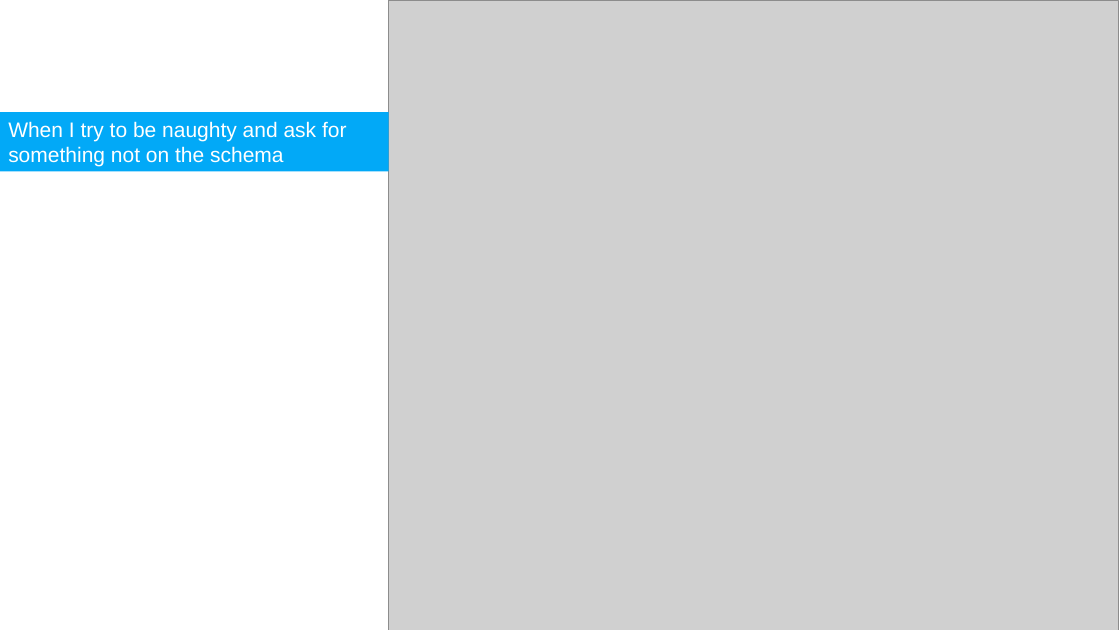
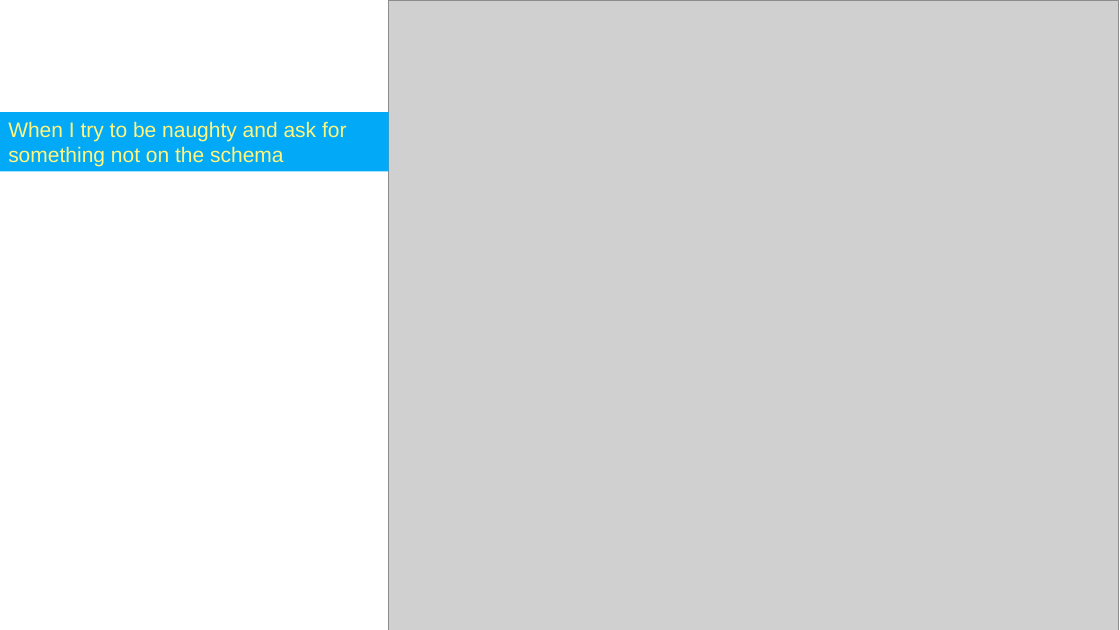
Before and after one commit to DevDay2019-AxonActive/DevDay2019---Advanced-Java, a slide deck: slide 5 of presentations/java_multiapi_gql.pptx. Drawn at 1120x630 pixels with LibreOffice and Linux fonts; fonts in the diff are those of the drawing; grey boxes stand for pictures; background and template pictures are left out. Boxes give left, top, right and bottom in pixels: in the first picture for what was removed or moved away, otherwise in the second. Text is boxed around its words. In the diff, an @@ line names an element or a change of style, - is before the commit and + after.

```diff
--- a/presentations/java_multiapi_gql.pptx
+++ b/presentations/java_multiapi_gql.pptx
@@ rectangle "When I try to be ..." at [0, 112, 389, 171]: text colour #FFFFFF to #FFF680 @@
```
Also in this commit, not shown: 1 other slide changed, 3 slides added, 3 slides removed.
